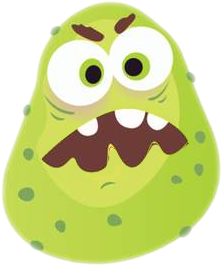
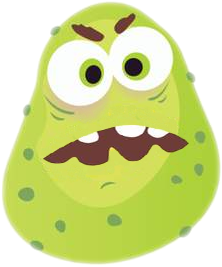
Comparing the layer stacks of the two w=222, h=267 images. Changes:
hid "Mouth" over <box>41,108,188,173</box>
